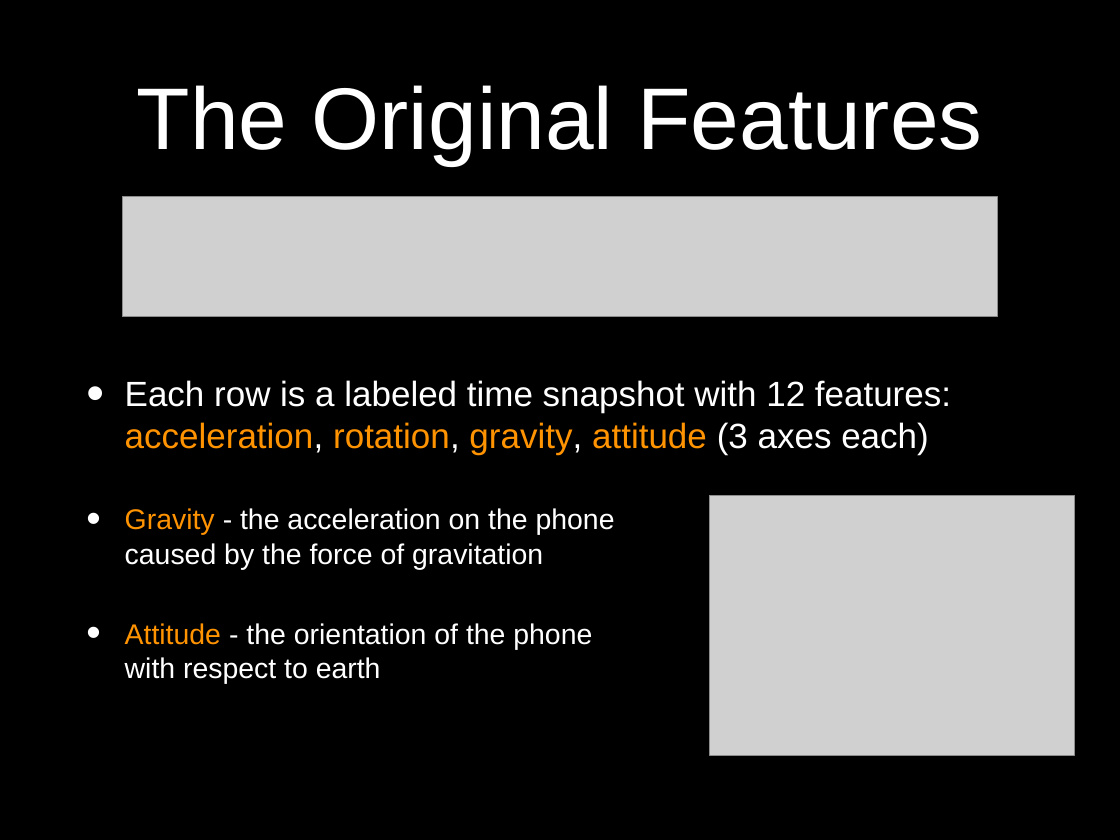
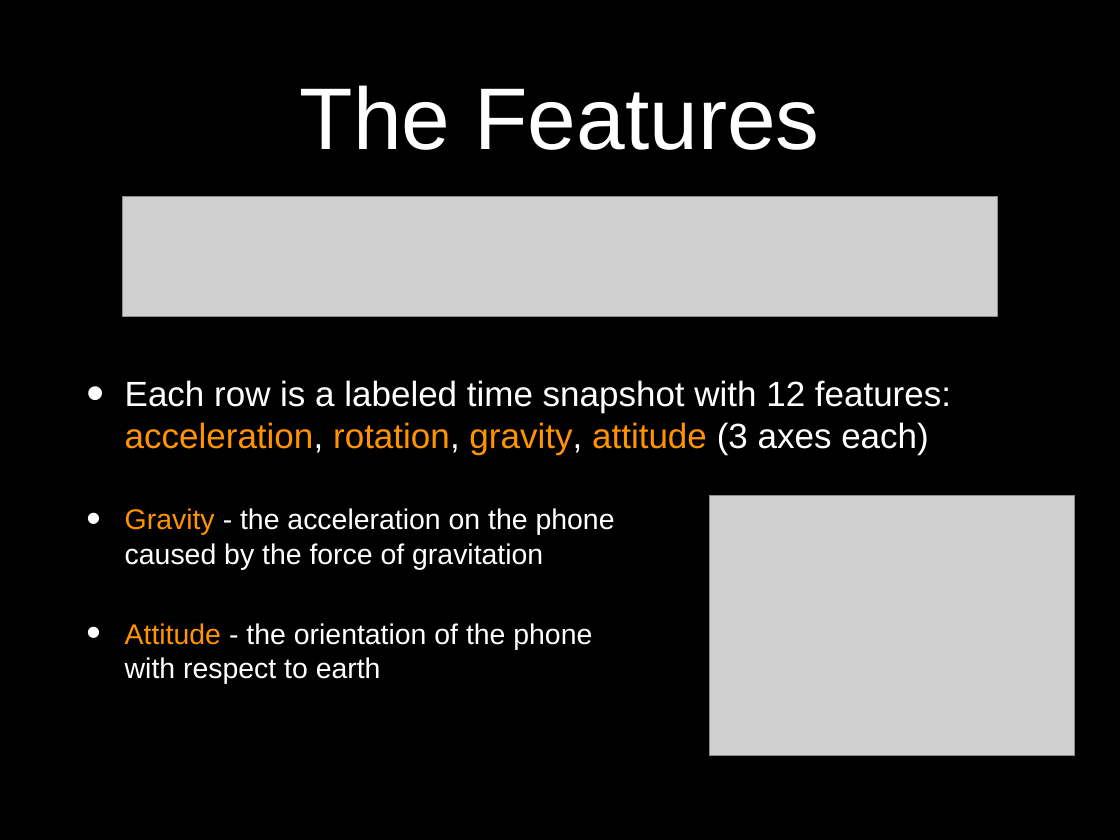
Before and after one commit to idocal/motionsense, a slide deck: slide 5 of MotionSenese/presentations/Presentation2.pptx (slide 4 before the commit). Drawn at 1120x840 pixels with LibreOffice and Linux fonts; fonts in the diff are those of the drawing; grey boxes stand for pictures; background and template pictures are left out. Boxes give left, top, right and bottom in pixels: in the first picture for what was removed or moved away, otherwise in the second. Text is boxed around its words. In the diff, an @@ line names an element or a change of style, - is before the commit and + after.

```diff
--- a/MotionSenese/presentations/Presentation2.pptx
+++ b/MotionSenese/presentations/Presentation2.pptx
@@ title at (300, 85, 820, 150): text changed @@
-The Original Features
+The Features
```
Also in this commit, not shown: 6 other slides changed, 6 slides added, 4 slides removed, 3 other files.
